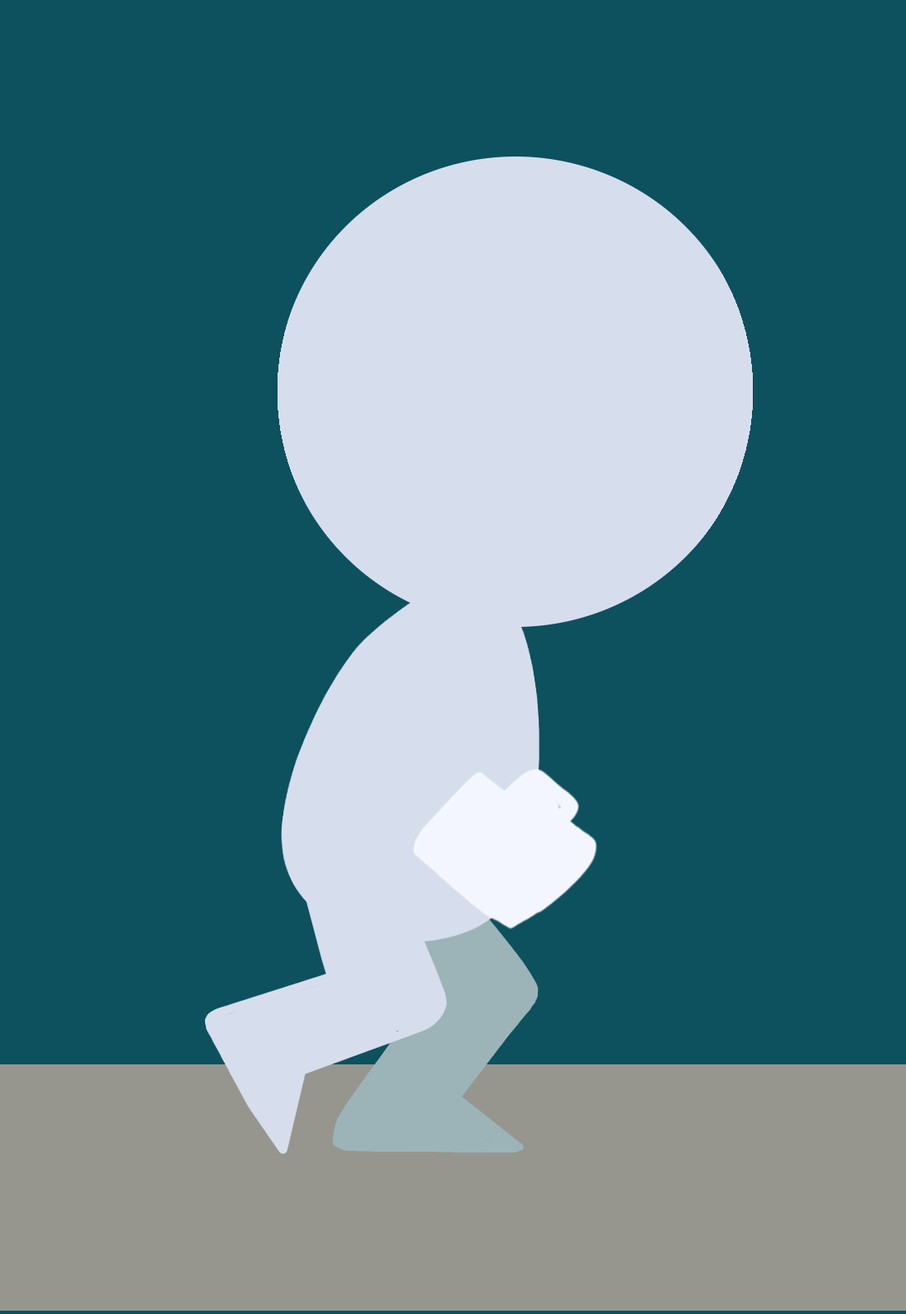
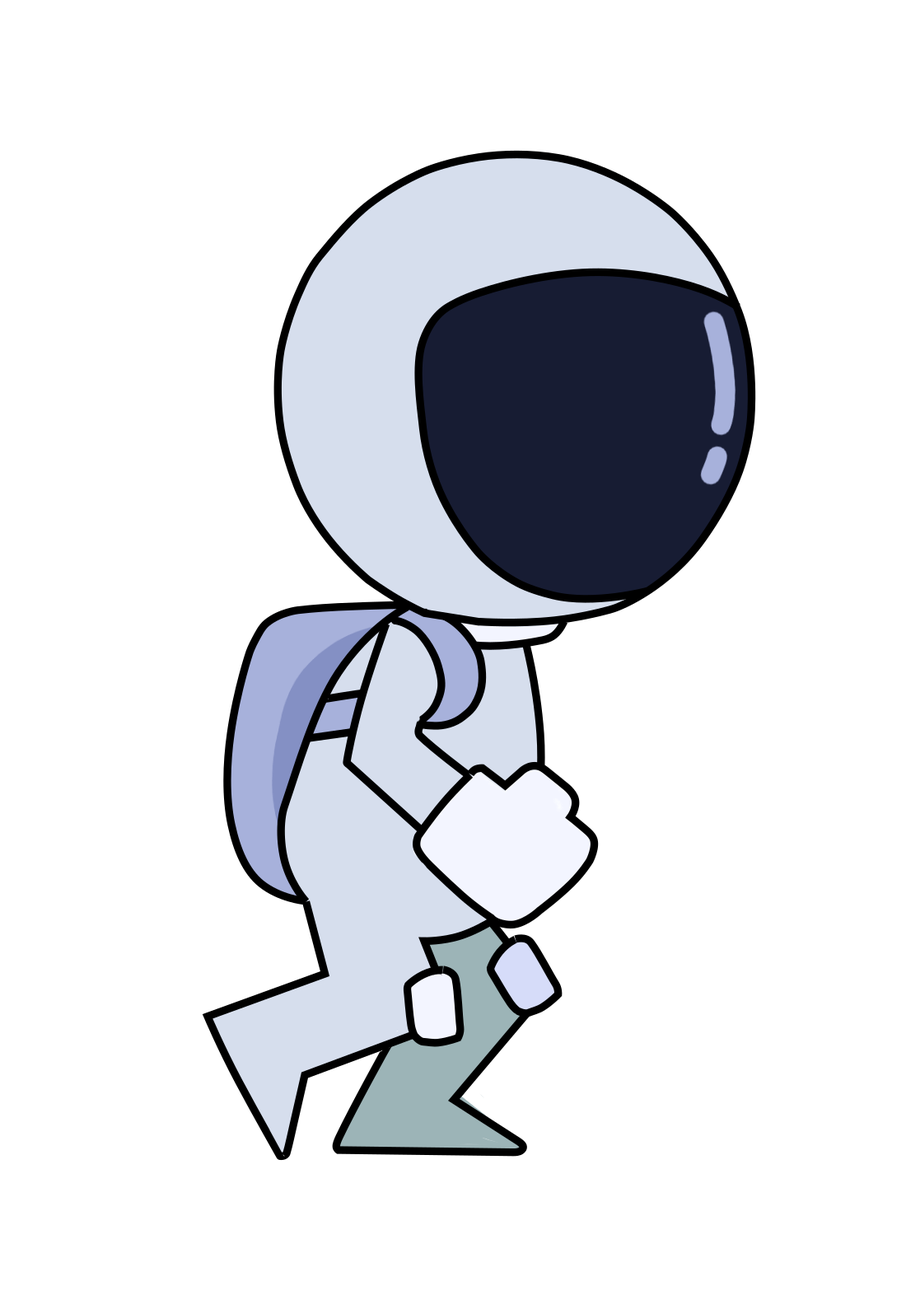
Comparing the layer stacks of the two w=906, h=1314 images. Changes:
added group "Groupe de calques #1" with 13 layers above "Groupe de calques" over [201, 149, 757, 1162]
added layer "Calque #15" in group "Groupe de calques #1" over [412, 761, 600, 930]
added layer "Calque #14" in group "Groupe de calques #1" over [276, 603, 410, 905]
added layer "Calque #13" in group "Groupe de calques #1" over [342, 622, 471, 834]
added layer "Calque #12" in group "Groupe de calques #1" over [388, 601, 488, 731]
added layer "Calque #11" in group "Groupe de calques #1" over [402, 934, 563, 1048]
added layer "Calque #10" in group "Groupe de calques #1" over [223, 600, 417, 906]
added layer "Calque #9" in group "Groupe de calques #1" over [201, 900, 498, 1162]
added layer "Calque #8" in group "Groupe de calques #1" over [332, 919, 539, 1157]
added layer "Calque #7" in group "Groupe de calques #1" over [491, 638, 546, 923]
showed "Calque #4", opacity 7% → 100%, moved it into group "Groupe de calques #1", painted on it over [204, 159, 759, 1251]
added layer "Calque #3" in group "Groupe de calques #1" over [273, 149, 757, 628]
added group "Groupe de calques" with 15 layers over [0, 0, 906, 1314]
moved "Copie de Corps" into group "Groupe de calques" over [204, 156, 754, 1155]
added layer "Transformation #1" in group "Copie de Corps" over [700, 310, 737, 487]
added layer "Calque #19" in group "Copie de Corps" over [390, 604, 483, 726]
added layer "Calque #16" in group "Copie de Corps" over [418, 271, 753, 600]
moved "Copie de Calque #2" above "Calque #17" over [277, 156, 754, 628]
added layer "Calque #17" in group "Copie de Corps" over [407, 621, 565, 1044]
added layer "Calque #18" in group "Copie de Corps" over [226, 604, 450, 904]
hid "Calque #5", moved it into group "Groupe de calques" over [0, 1064, 906, 1312]
hid "Arrière-plan", moved it into group "Groupe de calques" over [0, 0, 906, 1314]
…and 5 more changes (3 added, 2 painted)
